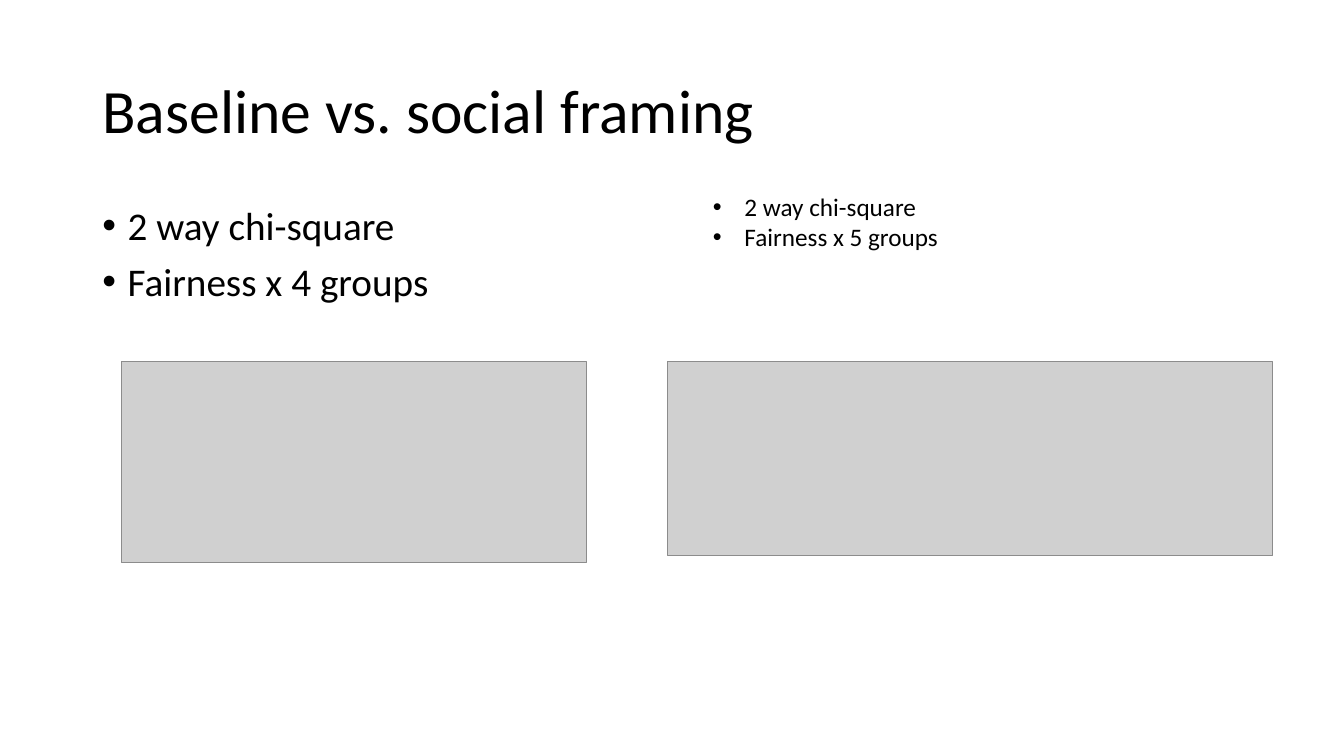
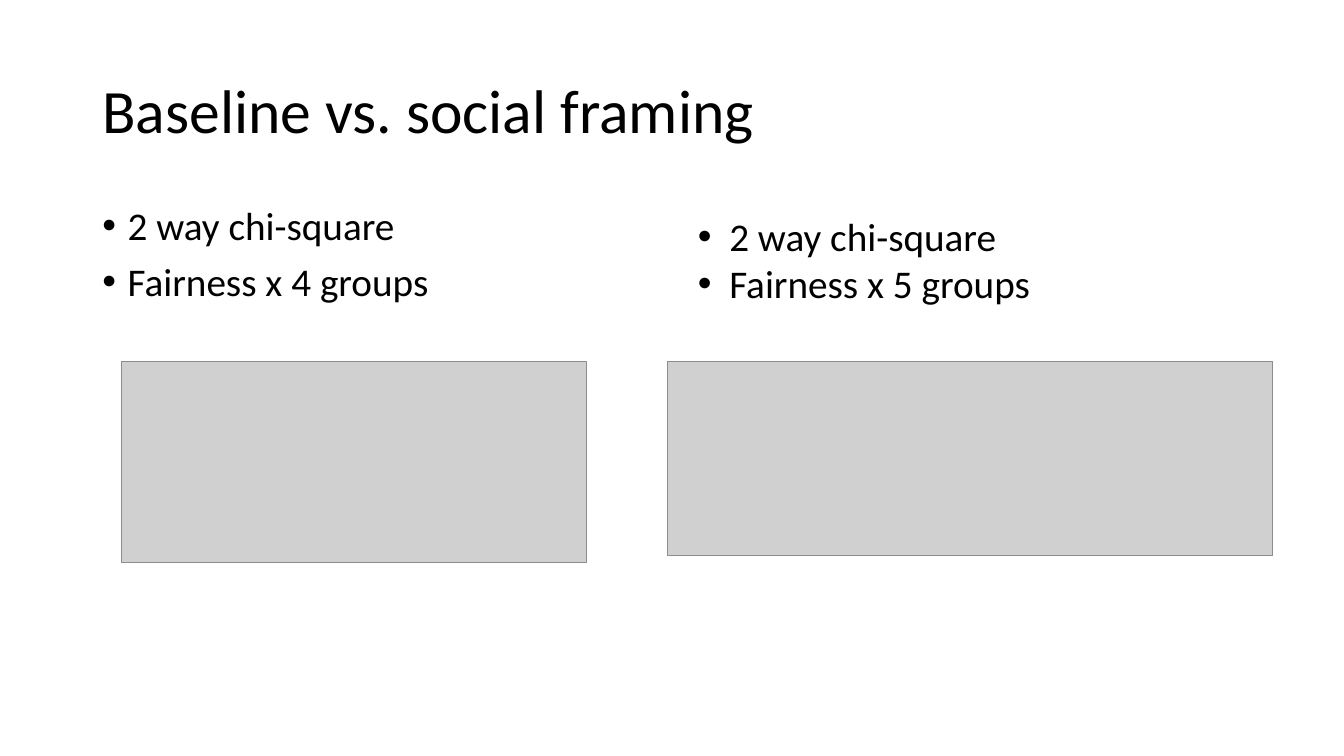
Before and after one commit to kezhangeco/Suicide_UG, a slide deck: slide 13 of UG_results.pptx (slide 14 before the commit). Drawn at 1344x756 pixels with LibreOffice and Linux fonts; fonts in the diff are those of the drawing; grey boxes stand for pictures. Boxes give left, top, right and bottom in pixels: in the first picture for what was removed or moved away, otherwise in the second. Text is boxed around its words. In the diff, an @@ line names an element or a change of style, - is before the commit and + after.

```diff
--- a/UG_results.pptx
+++ b/UG_results.pptx
@@ text "2 way chi-square": place and size @@
-text "2 way chi-square" at <box>744,198,938,251</box>
+text "2 way chi-square" at <box>729,223,1030,305</box>
@@ text "2 way chi-square" at <box>729,223,1030,305</box>: size 18 to 28 pt @@
```
Also in this commit, not shown: 2 other slides changed, 1 slide added, 1 other file.
